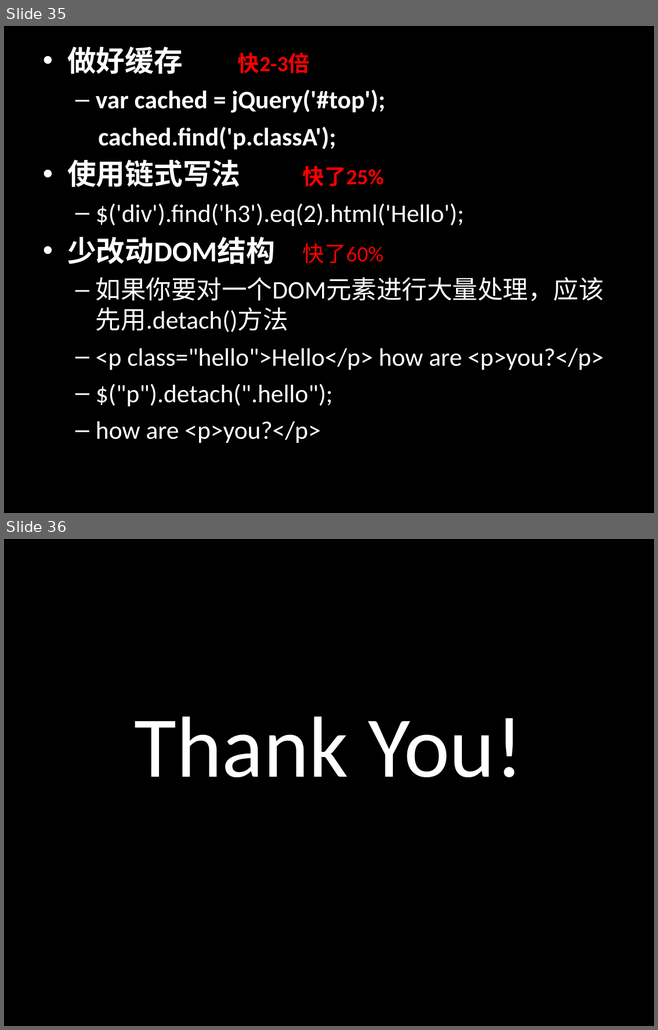
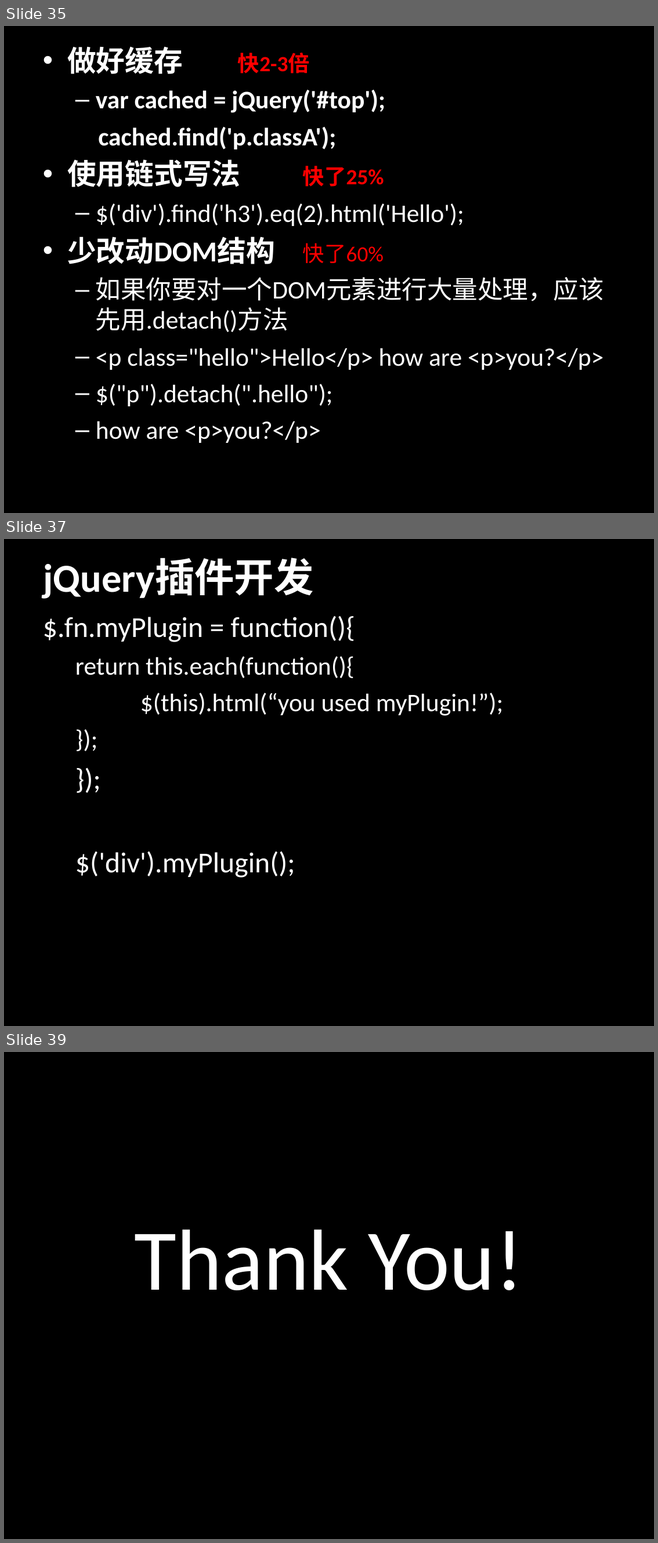
Before and after one commit to jianganglu/share-jquery-basic, a slide deck: jQuery基础应用.ppt. Shown one above the other, each under a label of ours: slides 35 and 36 before the commit, slides 35, 37 and 39 after it; the slides between them are not shown. The pictures are 658x1030 and 658x1543 pixels, drawn with LibreOffice and Linux fonts; fonts in the diff are those of the drawing. Boxes give left, top, right and bottom in pixels: in the first picture for what was removed or moved away, otherwise in the second. Text is boxed around its words. In the diff, an @@ line names an element or a change of style, - is before the commit and + after.

```diff
--- a/jQuery基础应用.ppt
+++ b/jQuery基础应用.ppt
@@ slide 37 added at (x1=4, y1=539, x2=654, y2=1026), background #000000 @@
@@ title added at (x1=43, y1=559, x2=314, y2=599), 44 pt, text #FFFFFF, bold @@
+jQuery插件开发
@@ text added at (x1=43, y1=616, x2=503, y2=878), 28 pt, text #FFFFFF @@
+$.fn.myPlugin = function(){
+  return this.each(function(){
+  $(this).html(“you used myPlugin!”);
+  });
+});
+$('div').myPlugin();
@@ what was slide 36 is now slide 39 @@
```
Also in this commit, not shown: 1 slide changed, 2 other slides added, 11 other files.
